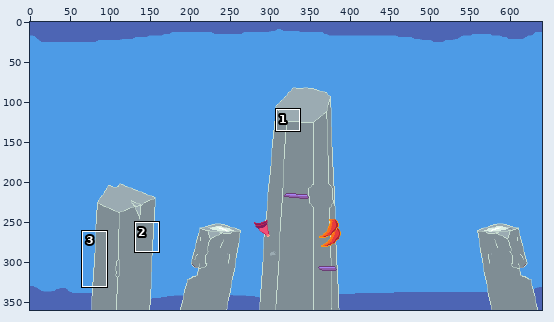
Pixel-art file: Assets/Sprites/yvanPixelArt/background/background.aseprite. The first picture is a wide view before the edit; the outline marks the close-up.
Close-up. Before the edit:
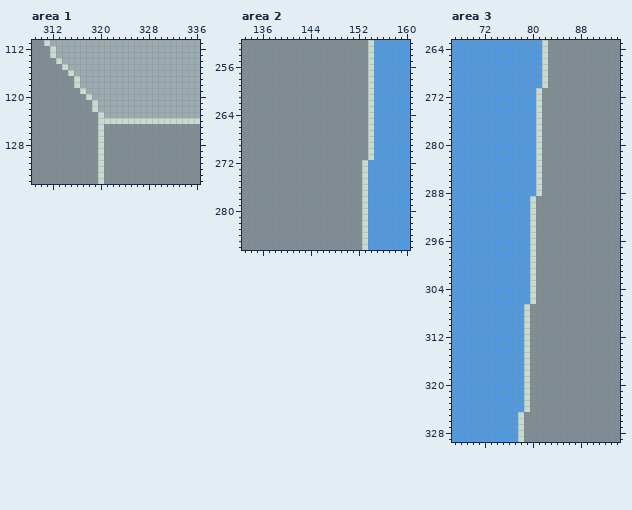
640x360 pixels, 1 frame. Shown: area 1: x 309..336, y 111..134; area 2: x 133..160, y 252..286; area 3: x 67..94, y 263..329.
After the commit:
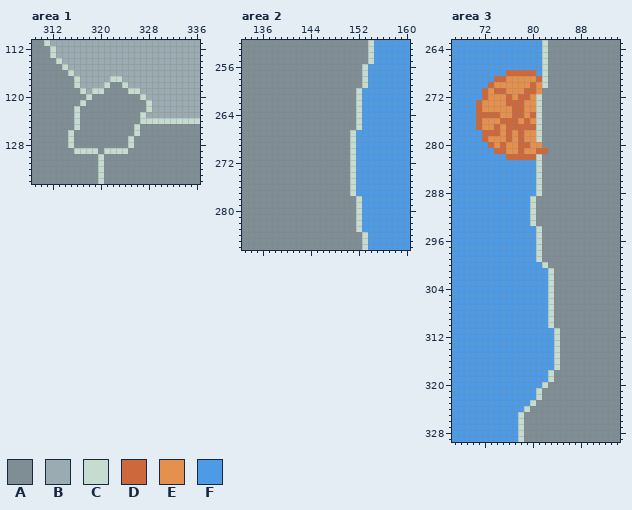
Palette (. is transparent): A #7f8d94  B #9babb2  C #c7dcd0  D #cd683d  E #e6904e  F #4d9be6
The exact change:
Changed rows in their new state; - is an unchanged pixel.
Area 1, layer "Big rock":
first column x 315:
117 -------CC-----
118 ------CAAC----
119 ----CCAAAACC--
120 ----AAAAAAAAC-
121 --C-AAAAAAAAAC
122 -C--AAAAAAAAAC
123 -C---AAAAAAAC-
124 -C---AAAAAAA--
125 -C---A-----C--
126 C----A-----C--
127 C----A----C---
128 C----A----C---
129 -CCCCACCCC----
Area 2, layer "Little rock":
first column x 151:
256 --CF
257 --CF
258 --CF
259 --CF
260 -CFF
261 -CFF
262 -CFF
263 -CFF
264 -CFF
265 -CFF
266 -CFF
267 CFFF
268 CFFF
269 CFFF
270 CFFF
271 CFFF
272 CFF-
273 CFF-
274 CFF-
275 CFF-
276 CFF-
277 CFF-
278 -CF-
279 -CF-
280 -CF-
281 -CF-
282 -CF-
283 -CF-
Area 3, layers "Flowers", "Little rock":
first column x 71:
268 -----DDDDD--
269 ---DDEEEEED-
270 --DEEEEEEDE-
271 -DEDDEEEDDE-
272 -DEEEDEDDE--
273 DEEEEDDDEE--
274 DEEEEEDDEE--
275 DDDDEEDDED--
276 DEEEDDDEDE--
277 DEEDEDDDDD--
278 -DDDEDEDEE--
279 -DEEEDEDEE--
280 --DEDEEDDEE-
281 ---DDEEDEEDD
282 -----DDDDD--
first column x 79:
294 -FC---
295 -FC---
296 -FC---
297 -FC---
298 -FC---
299 -FC---
300 -FFC--
301 -FFFC-
302 -FFFC-
303 -FFFC-
304 -FFFC-
305 -FFFC-
306 -FFFC-
307 FFFFC-
308 FFFFC-
309 FFFFC-
310 FFFFC-
311 FFFFFC
312 FFFFFC
313 FFFFFC
314 FFFFFC
315 FFFFFC
316 FFFFFC
317 FFFFFC
318 FFFFC-
319 FFFFC-
320 FFFC--
321 FFC---
322 FFC---
323 FC----
Boxes around the changes in both close-ups, in picture pixels (x1, y1, x2, y2):
changed: (68, 76, 152, 154)
changed: (350, 64, 374, 232)
changed: (476, 70, 548, 160)
changed: (524, 226, 560, 406)
